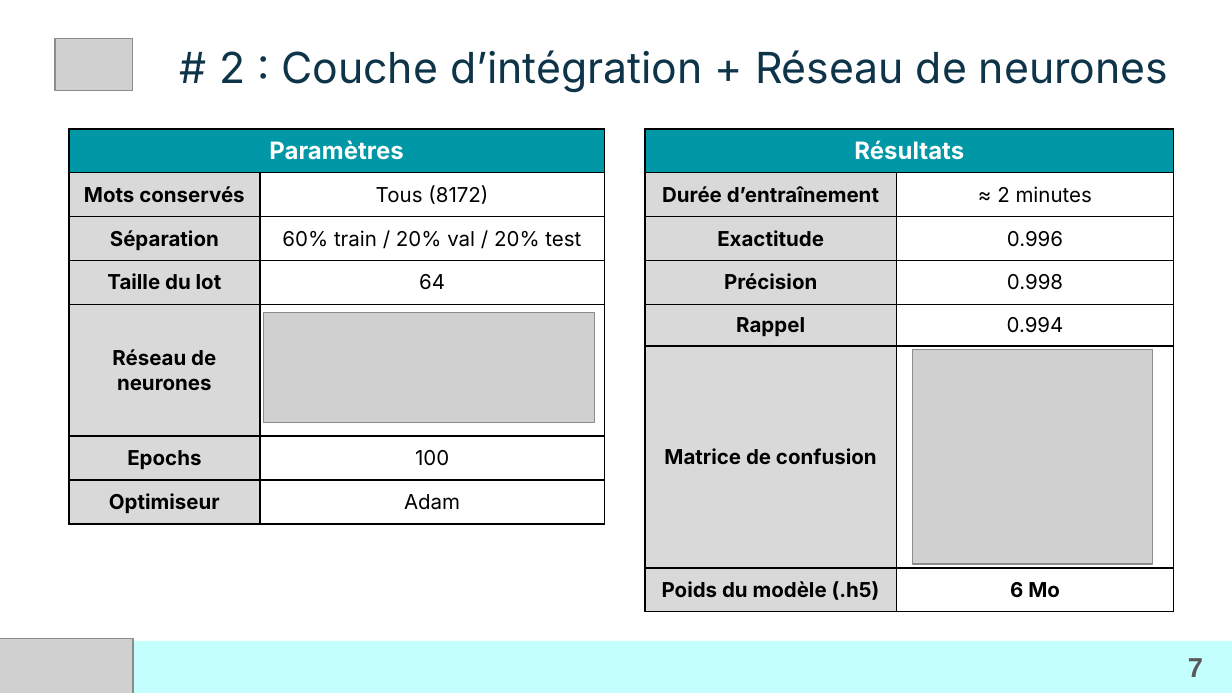
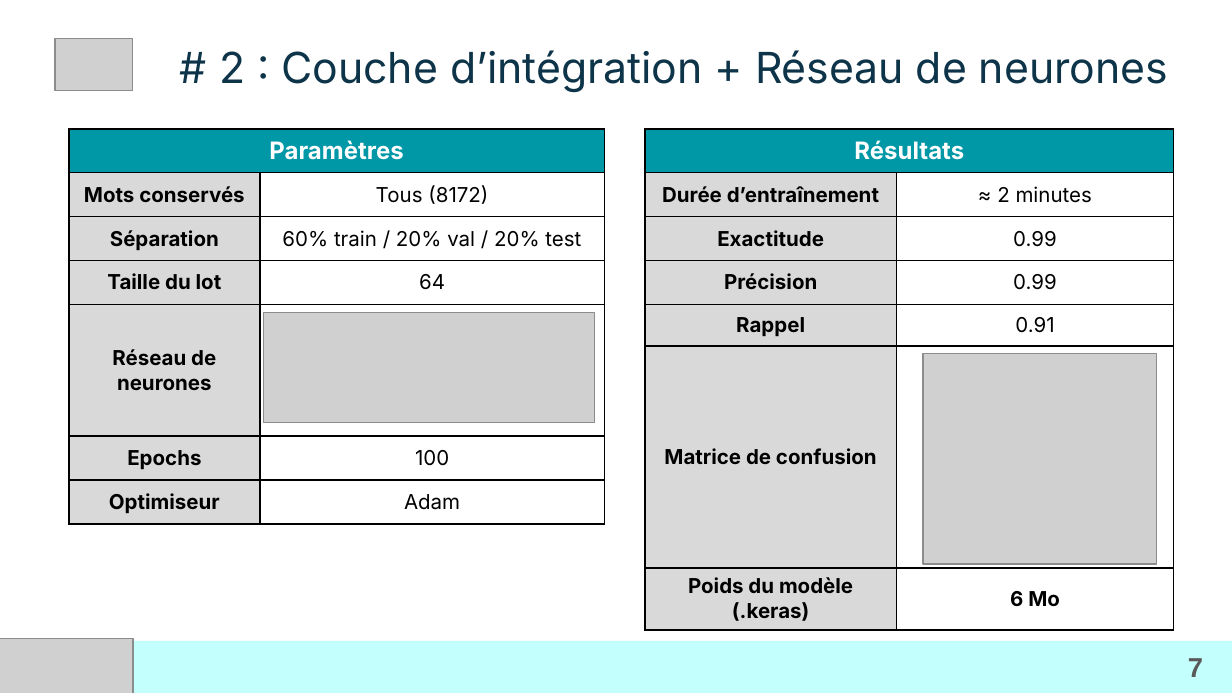
Before and after one commit to LoicV17/LoicValentini_Jedha_Certifications, a slide deck: slide 7 of CDSD_Concepteur_Developpeur_Sciences_Donnees/Presentations_certification/ppt_versions/Bloc4_CDSD_Loic_Valentini.pptx. Drawn at 1232x693 pixels with LibreOffice and Linux fonts; fonts in the diff are those of the drawing; grey boxes stand for pictures; background and template pictures are left out. Boxes give left, top, right and bottom in pixels: in the first picture for what was removed or moved away, otherwise in the second. Text is boxed around its words. In the diff, an @@ line names an element or a change of style, - is before the commit and + after.

```diff
--- a/CDSD_Concepteur_Developpeur_Sciences_Donnees/Presentations_certification/ppt_versions/Bloc4_CDSD_Loic_Valentini.pptx
+++ b/CDSD_Concepteur_Developpeur_Sciences_Donnees/Presentations_certification/ppt_versions/Bloc4_CDSD_Loic_Valentini.pptx
@@ table at (x1=69, y1=129, x2=1174, y2=630) @@
-row 3, column 5: 0.996
+row 3, column 5: 0.99
-row 4, column 5: 0.998
+row 4, column 5: 0.99
-row 5, column 5: 0.994
+row 5, column 5: 0.91
-row 11, column 4: Poids du modèle (.h5)
+row 11, column 4: Poids du modèle (.keras)
@@ picture resized from (x1=913, y1=350, x2=1153, y2=564) to (x1=923, y1=354, x2=1156, y2=564) @@
```
Also in this commit, not shown: 3 other slides changed, 3 other files.
